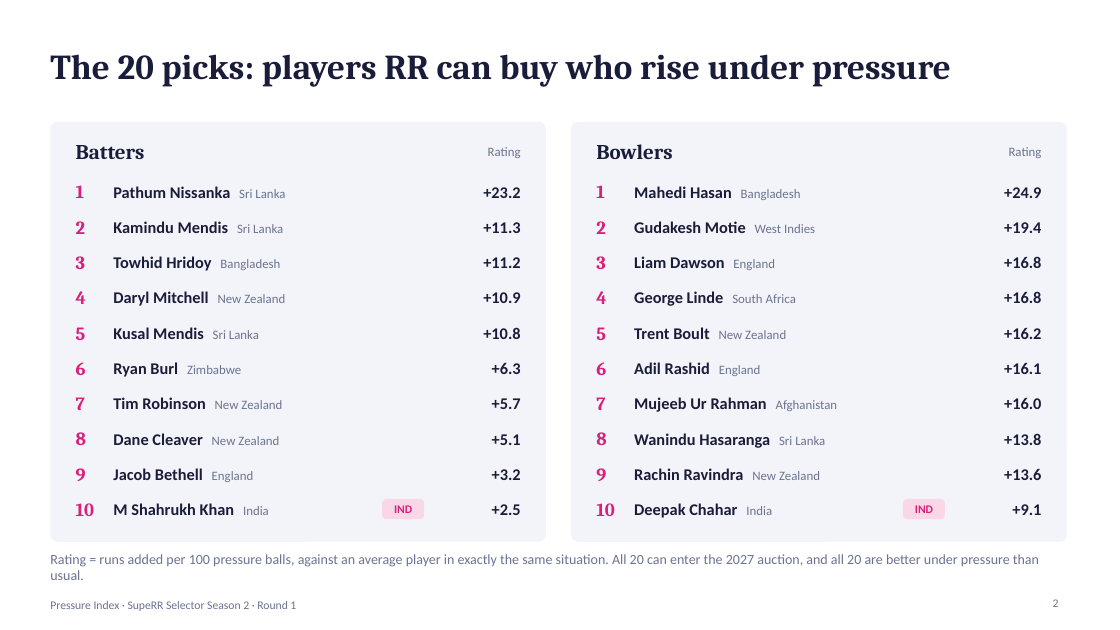
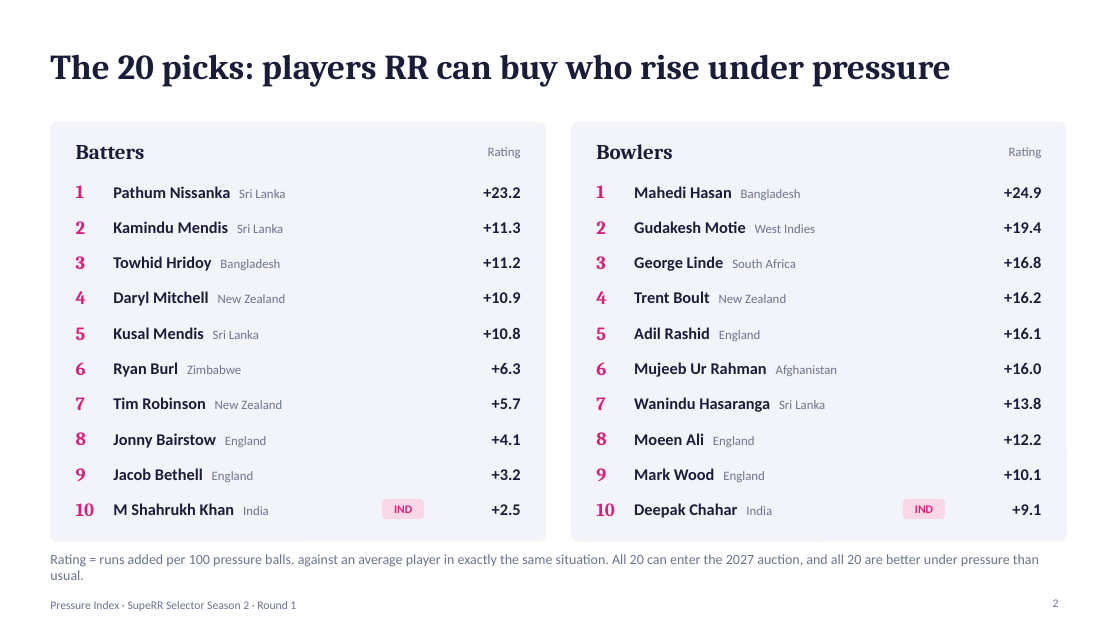
Before and after one commit to AnshBhavsar1654/Pressure-Index, a slide deck: slide 2 of Pressure_Index_RR_2027.pptx. Drawn at 1120x630 pixels with LibreOffice and Linux fonts; fonts in the diff are those of the drawing. Boxes give left, top, right and bottom in pixels: in the first picture for what was removed or moved away, otherwise in the second. Text is boxed around its words. In the diff, an @@ line names an element or a change of style, - is before the commit and + after.

Commit message:
Add emerging-player labels and tighten evidence requirements

```diff
--- a/Pressure_Index_RR_2027.pptx
+++ b/Pressure_Index_RR_2027.pptx
@@ text removed at box(634, 256, 775, 270) @@
-Liam Dawson England
@@ text at box(1004, 292, 1041, 303): text changed @@
-+16.8
++16.2
@@ 6 texts: place and size @@
-6 texts at box(634, 291, 1041, 448)
+6 texts at box(634, 256, 1041, 412)
@@ text at box(1004, 328, 1041, 339): text changed @@
-+16.2
++16.1
@@ text at box(1004, 363, 1041, 374): text changed @@
-+16.1
++16.0
@@ text removed at box(1004, 398, 1041, 409) @@
-+16.0
@@ text at box(113, 433, 267, 448): text changed @@
-Dane Cleaver New Zealand
+Jonny Bairstow England
@@ text at box(492, 434, 521, 445): text changed @@
-+5.1
++4.1
@@ text added at box(634, 433, 755, 447), 14 pt, text #1A1D3A, bold @@
+Moeen Ali England
@@ text added at box(1004, 434, 1041, 445), 14 pt, text #1A1D3A, bold @@
++12.2
@@ text at box(634, 468, 765, 482): text changed @@
-Rachin Ravindra New Zealand
+Mark Wood England
@@ text at box(1004, 469, 1041, 480): text changed @@
-+13.6
++10.1
```
Also in this commit, not shown: 8 other slides changed, 14 other files.
